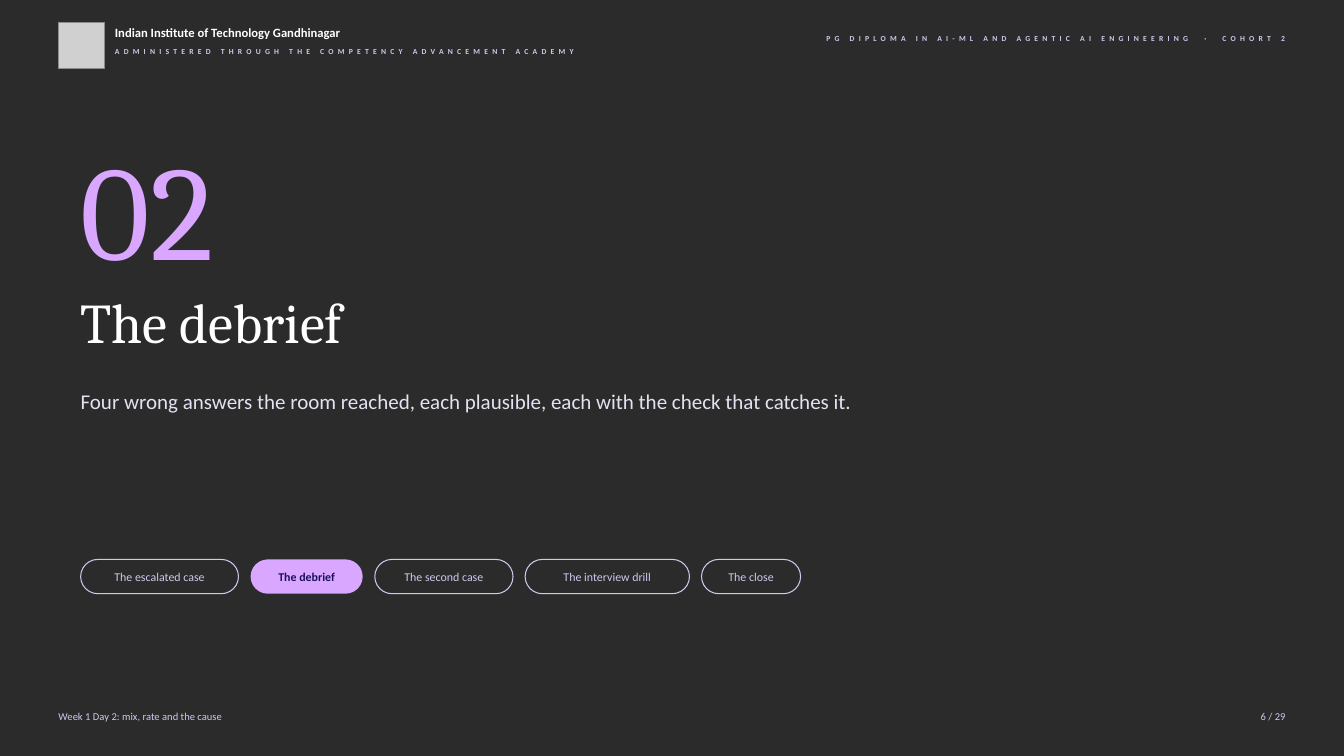
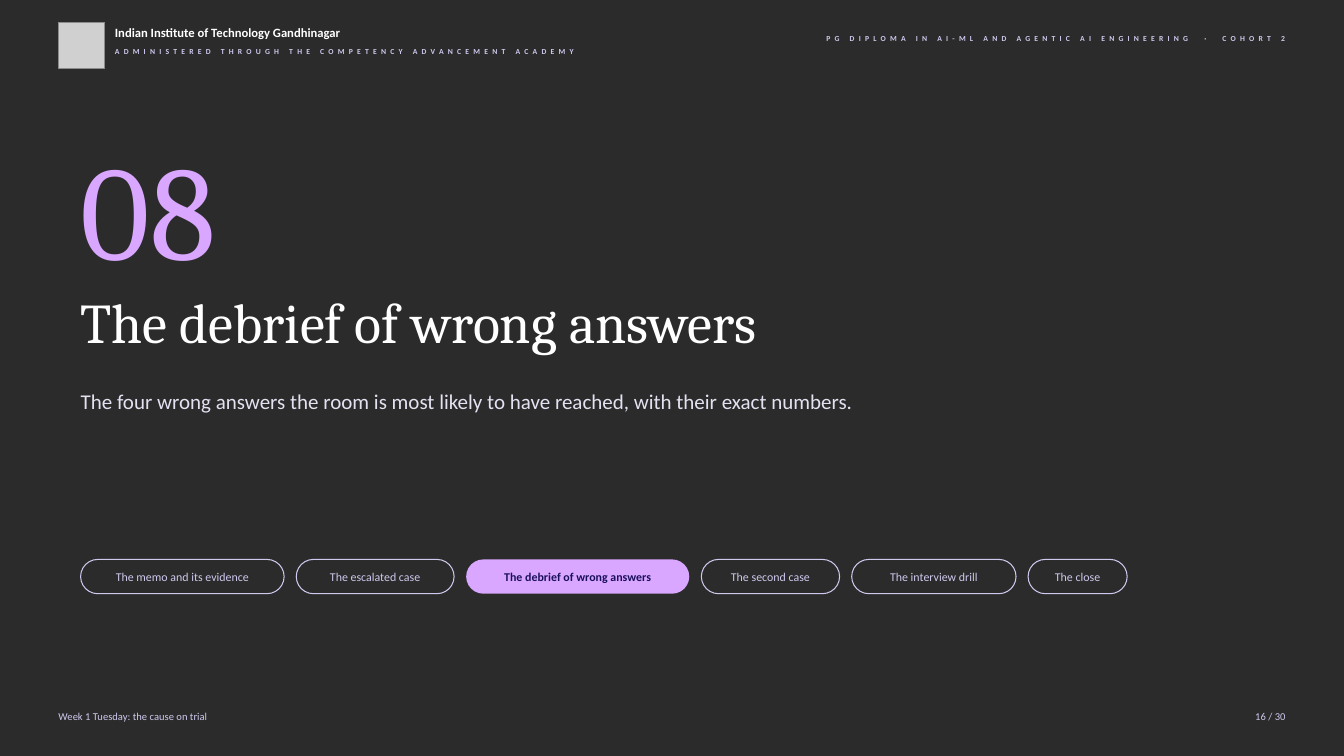
Before and after one commit to fde-academy-lab/c2-content-factory, a slide deck: slide 16 of content/W01/D2/slides/C2_W01_D02_half2_STUDENT.pptx (slide 6 before the commit). Drawn at 1344x756 pixels with LibreOffice and Linux fonts; fonts in the diff are those of the drawing; grey boxes stand for pictures; background and template pictures are left out; a plain dark background stands for a picture behind light text. Boxes give left, top, right and bottom in pixels: in the first picture for what was removed or moved away, otherwise in the second. Text is boxed around its words. In the diff, an @@ line names an element or a change of style, - is before the commit and + after.

```diff
--- a/content/W01/D2/slides/C2_W01_D02_half2_STUDENT.pptx
+++ b/content/W01/D2/slides/C2_W01_D02_half2_STUDENT.pptx
@@ text at box(81, 170, 216, 261): text changed @@
-02
+08
@@ text at box(81, 303, 756, 355): text changed @@
-The debrief
+The debrief of wrong answers
@@ text at box(81, 394, 852, 413): text changed @@
-Four wrong answers the room reached, each plausible, each with the check that catches it.
+The four wrong answers the room is most likely to have reached, with their exact numbers.
@@ rounded rectangle "The memo and its evidence": place and size @@
-rounded rectangle "The memo and its evidence" at box(81, 560, 239, 594)
+rounded rectangle "The memo and its evidence" at box(81, 560, 284, 594)
@@ rounded rectangle "The escalated case": place and size @@
-rounded rectangle "The escalated case" at box(251, 560, 363, 594)
+rounded rectangle "The escalated case" at box(296, 560, 455, 594)
@@ rounded rectangle "The escalated case" at box(296, 560, 455, 594): fill #D9A7FF to none; outline none to #CFC9EE 0.75 pt @@
@@ rounded rectangle "The debrief of wrong answers": place and size @@
-rounded rectangle "The debrief of wrong answers" at box(375, 560, 513, 594)
+rounded rectangle "The debrief of wrong answers" at box(466, 560, 689, 594)
@@ rounded rectangle "The debrief of wrong answers" at box(466, 560, 689, 594): fill none to #D9A7FF; outline #CFC9EE 0.75 pt to none @@
@@ rounded rectangle "The second case": place and size @@
-rounded rectangle "The second case" at box(525, 560, 690, 594)
+rounded rectangle "The second case" at box(702, 560, 840, 594)
@@ rounded rectangle "The interview drill": place and size @@
-rounded rectangle "The interview drill" at box(702, 560, 801, 594)
+rounded rectangle "The interview drill" at box(852, 560, 1016, 594)
@@ rounded rectangle added at box(1028, 560, 1127, 594), outline #CFC9EE 0.75 pt, 8.5 pt, text #CFC9EE @@
+The close
@@ text in rounded rectangle at box(116, 573, 248, 581): text changed @@
-The escalated case
+The memo and its evidence
@@ text in rounded rectangle at box(330, 573, 420, 581): text changed; text colour #1A0F5C to #CFC9EE; bold off @@
-The debrief
+The escalated case
@@ text in rounded rectangle at box(504, 572, 651, 583): text changed; text colour #CFC9EE to #1A0F5C; bold on @@
-The second case
+The debrief of wrong answers
@@ text in rounded rectangle at box(731, 572, 810, 581): text changed @@
-The interview drill
+The second case
@@ text in rounded rectangle at box(890, 572, 978, 581): text changed @@
-The close
+The interview drill
@@ text at box(58, 712, 207, 722): text changed @@
-Week 1 Day 2: mix, rate and the cause
+Week 1 Tuesday: the cause on trial
@@ text at box(1255, 713, 1286, 720): text changed @@
-6 / 29
+16 / 30
```
Also in this commit, not shown: 13 other slides changed, 16 slides added, 15 slides removed, 11 other files.
